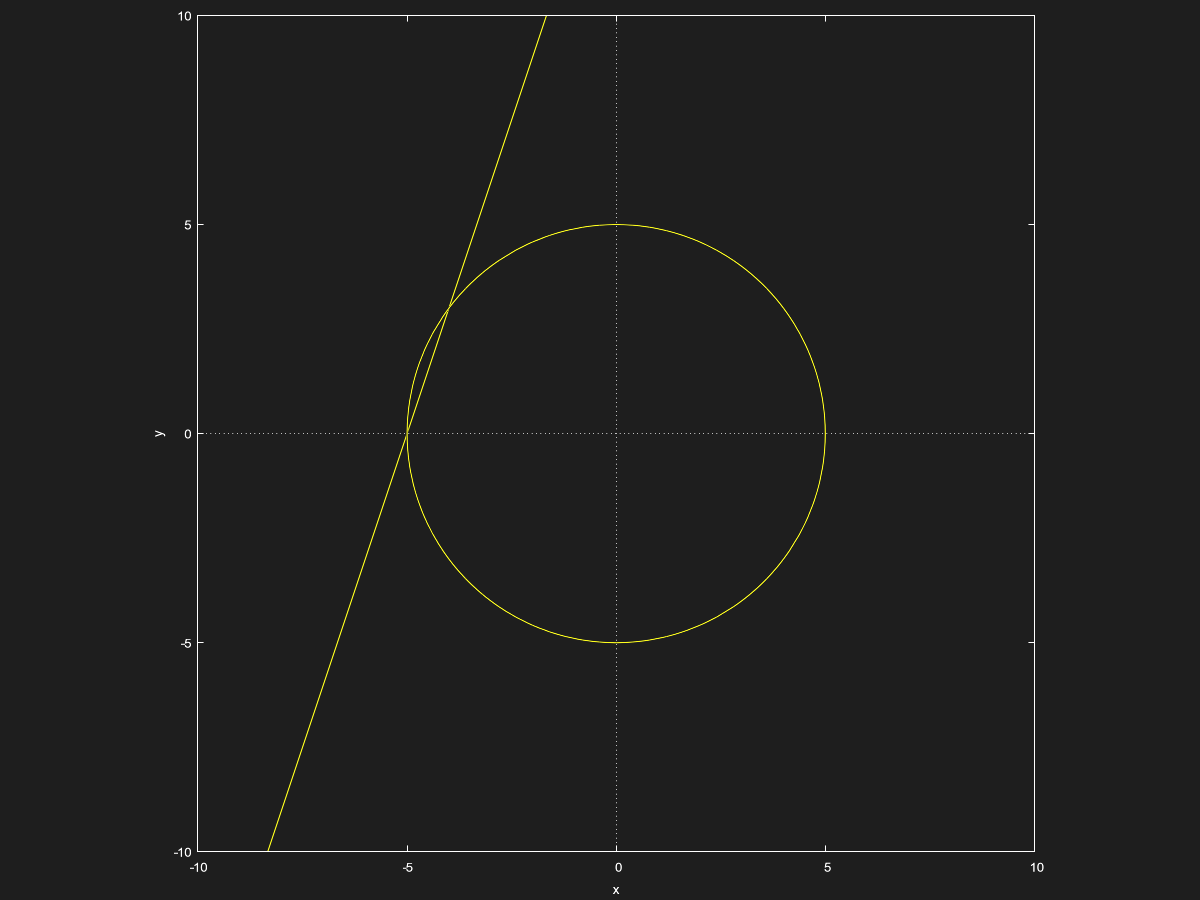
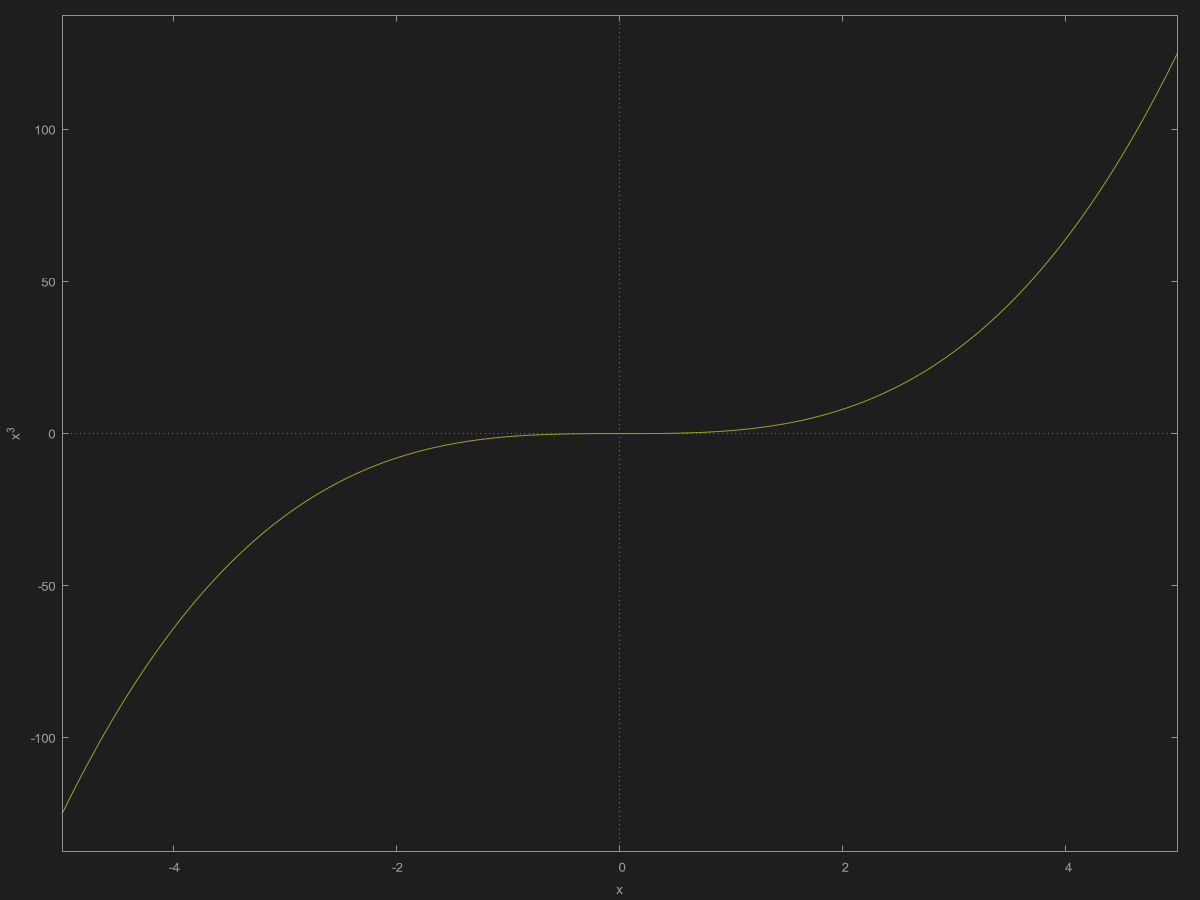
Two versions of the same layered image (1200x900). Layer-by-layer changes:
pixels changed over (6, 11, 1178, 894) (layer not identified)
